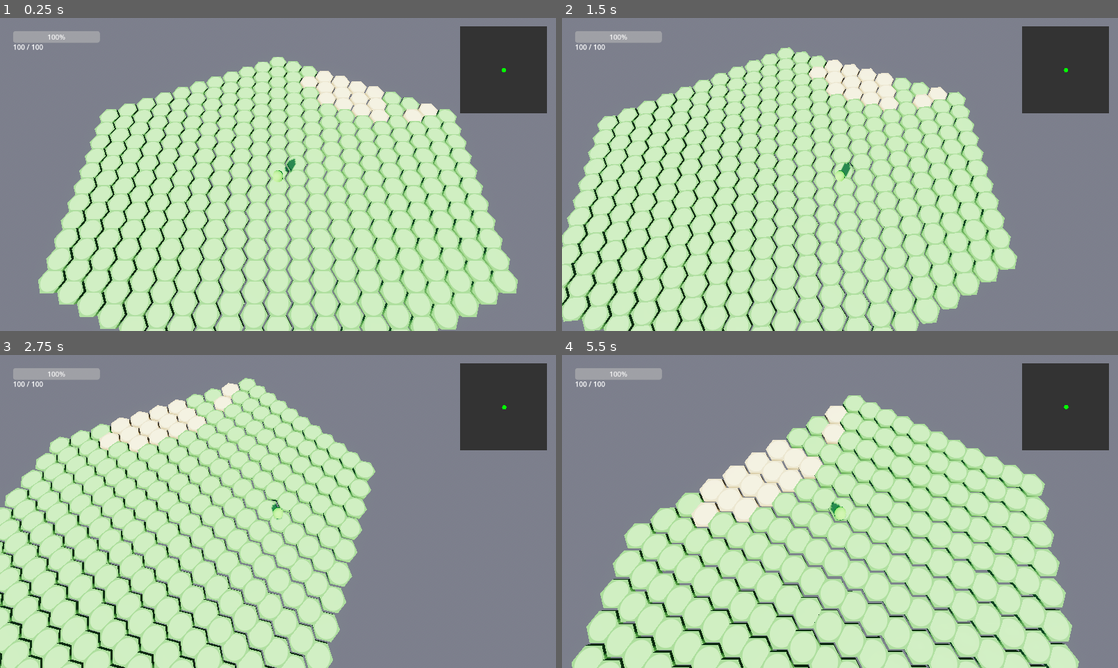
Above: before the commit, frames 1-4 (two rows, left to right).
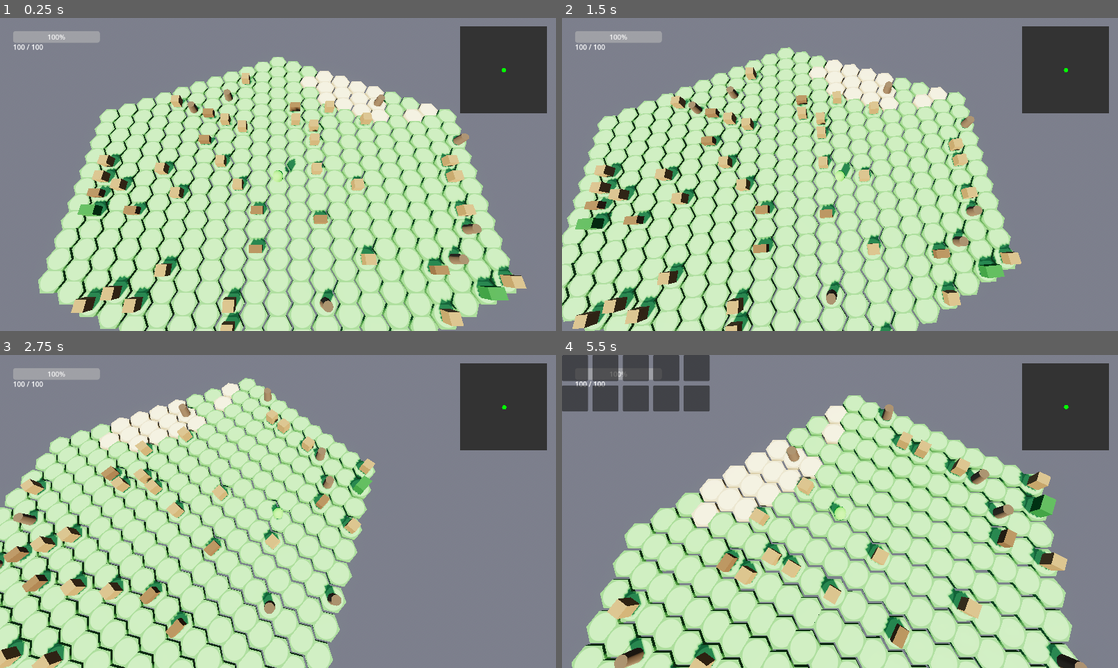
Above: after the commit, the same moments.

Repository: whaleopop/Tomato
Game: Godot game, scene res://scenes/GameScene.tscn
The game is run twice, just before and just after one commit, with the same random seed, the same clock (stepped at 60 frames per second) and the same inputs. This scene is started directly instead of the project's main scene.
Inputs (mouse positions are in pixels of both pictures, inside the frame that each line leads up to):
- Up to frame 1 (0.25 s): no input
- Up to frame 2 (1.5 s): move the mouse to (962, 158) at 0.52 s; hold D (move_right) 0.53-1.28 s; click (962, 158) at 0.6 s; tap Space (jump) at 0.77 s; move the mouse to (728, 190) at 1.27 s; hold S (move_down) from 1.28 s (still down); tap Q (camera_left) at 1.35 s
- Up to frame 3 (2.75 s): tap Space (jump) at 1.52 s; move the mouse to (333, 442) at 2.02 s; release S (move_down) at 2.03 s; hold D (move_right) from 2.03 s (still down); hold R (camera_right) from 2.03 s (still down)
- Up to frame 4 (5.5 s): move the mouse to (812, 574) at 2.77 s; release D (move_right) at 2.78 s; release R (camera_right) at 2.78 s; hold W (move_up) 2.78-3.53 s; tap Shift (sprint) at 2.85 s; click (812, 574) at 2.92 s; tap Space (jump) at 3.02, 3.77, 4.52 s; move the mouse to (1006, 558) at 3.52 s; hold = (zoom_in) 3.53-4.28 s; hold A (move_left) 3.53-5.03 s; tap Escape (inventory) at 4.15 s; move the mouse to (673, 464) at 4.27 s; tap - (zoom_out) at 4.35 s; move the mouse to (867, 511) at 5.02 s; hold S (move_down) from 5.03 s (still down); click (867, 511) at 5.1 s

The runs differ from the first frame. In frame 1, 6.5% of the frame differs, in the area x 12-95%, y 16-100%; in frame 2, 6.8%; in frame 3, 5.4%; in frame 4, 9.7%, in the area x 0-95%, y 0-100%.

Commit message:
Исправление: инвентарь и спавн контейнеров
Исправлены критические баги:

1. InventoryMenu теперь создается и работает:
   - Добавлен метод _setup_inventory_menu() в GameSceneController
   - InventoryMenu создается для host и offline режимов
   - Связывается с InventoryComponent игрока
   - Открывается по клавише "I"

2. Спавн контейнеров исправлен:
   - LootSpawner теперь создается в offline debug режиме
   - LootSpawner добавлен в host client world
   - Контейнеры теперь видны на карте

Тестирование:
- Нажмите I для открытия инвентаря
- Подберите предметы (оружие, патроны)
- Контейнеры должны быть видны на карте

Diff:
--- a/scenes/GameSceneController.gd
+++ b/scenes/GameSceneController.gd
@@ -67,6 +67,14 @@
 		print("[GameSceneController] Generating host client map with seed: %d" % map_seed)
 		await client_world.generate_map_with_seed(map_seed)
 
+		# Add loot spawner to client world for visual representation
+		if client_world.hex_grid:
+			var loot_spawner = LootSpawner.new()
+			loot_spawner.name = "LootSpawner"
+			client_world.add_child(loot_spawner)
+			loot_spawner.setup(client_world.hex_grid)
+			print("[GameSceneController] ✓ Loot spawner added to client world")
+
 		# Spawn local player for host
 		var host_id = 1  # Server is always ID 1
 		var spawn_pos = Vector3(0, 2, 0)  # Default spawn above ground
@@ -128,6 +136,9 @@
 		hud.setup(player)
 		print("[GameSceneController] ✓ HUD attached to host player")
 
+	# Setup Inventory Menu
+	_setup_inventory_menu(player)
+
 func _setup_as_client():
 	# Client needs to create ClientWorld here since GameClient may have created it too early
 	var network_manager = get_node_or_null("/root/NetworkManager")
@@ -162,7 +173,15 @@
 	var map_generator = MapGenerator.new()
 	add_child(map_generator)
 	print("[GameSceneController] Generating debug map...")
-	await map_generator.generate_map(10, 12345)
+	var hex_grid = await map_generator.generate_map(10, 12345)
+
+	# Create loot spawner
+	if hex_grid:
+		var loot_spawner = LootSpawner.new()
+		loot_spawner.name = "LootSpawner"
+		add_child(loot_spawner)
+		loot_spawner.setup(hex_grid)
+		print("[GameSceneController] ✓ Loot spawner created")
 
 	# Create a test player
 	var player = Player.new()
@@ -196,6 +215,9 @@
 	if hud and hud.has_method("setup"):
 		hud.setup(player)
 
+	# Setup Inventory Menu
+	_setup_inventory_menu(player)
+
 	print("[GameSceneController] Debug mode setup complete")
 
 func _create_debug_floor():
@@ -211,3 +233,23 @@
 
 	floor_body.add_child(collision)
 	add_child(floor_body)
+
+func _setup_inventory_menu(player: Player):
+	# Create InventoryMenu
+	var inventory_menu = preload("res://ui/menus/InventoryMenu.gd").new()
+	inventory_menu.name = "InventoryMenu"
+
+	# Add to UI layer
+	var ui_layer = get_node_or_null("UI")
+	if ui_layer:
+		ui_layer.add_child(inventory_menu)
+
+		# Setup with player's InventoryComponent
+		var inventory_component = player.get_component("InventoryComponent")
+		if inventory_component:
+			inventory_menu.setup(inventory_component)
+			print("[GameSceneController] ✓ Inventory menu created and linked to player")
+		else:
+			print("[GameSceneController] WARNING: Player has no InventoryComponent")
+	else:
+		print("[GameSceneController] ERROR: UI layer not found")
Not shown, added: inventory/items/AmmoItem.gd.uid
